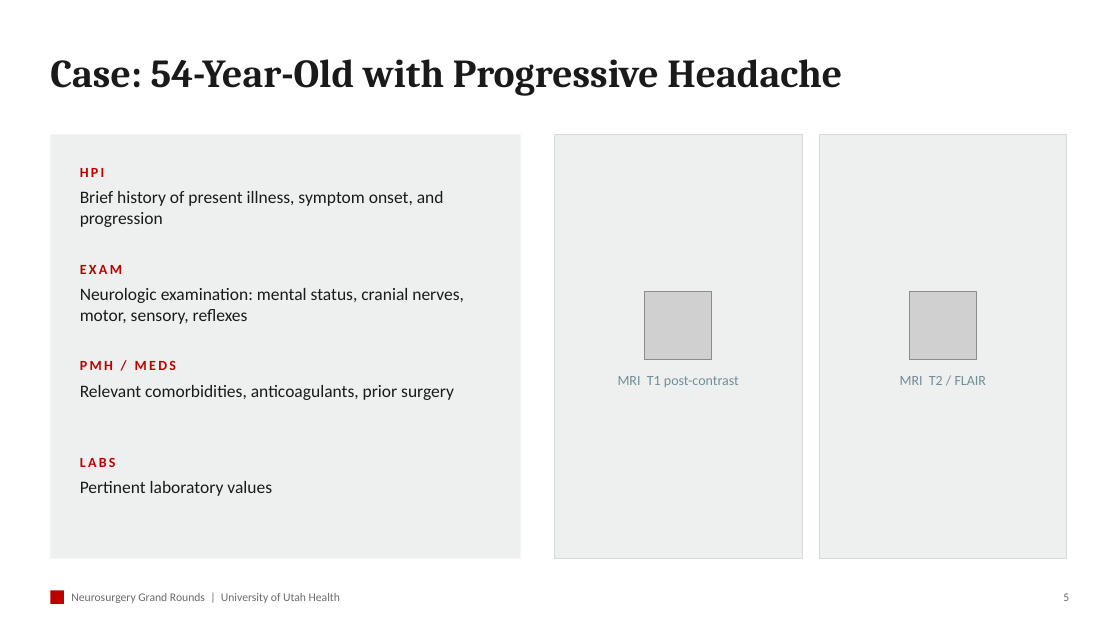
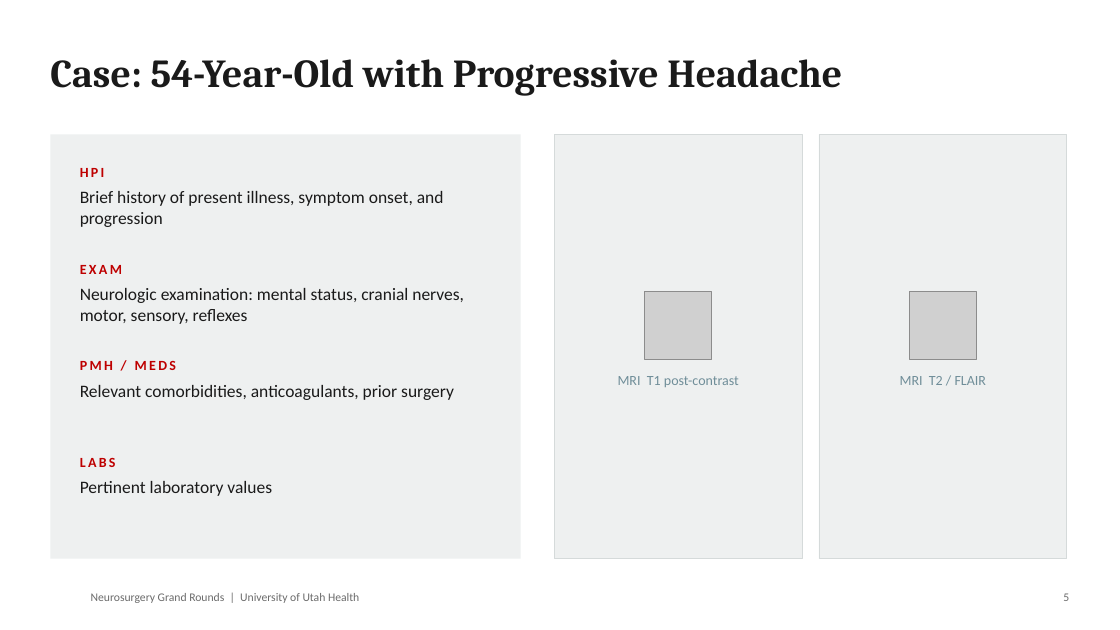
Before and after one commit to samuelcheshier/Research-Proposal, a slide deck: slide 5 of UofU_Neurosurgery_Grand_Rounds_Template.pptx. Drawn at 1120x630 pixels with LibreOffice and Linux fonts; fonts in the diff are those of the drawing; grey boxes stand for pictures; background and template pictures are left out. Boxes give left, top, right and bottom in pixels: in the first picture for what was removed or moved away, otherwise in the second. Text is boxed around its words. In the diff, an @@ line names an element or a change of style, - is before the commit and + after.

```diff
--- a/UofU_Neurosurgery_Grand_Rounds_Template.pptx
+++ b/UofU_Neurosurgery_Grand_Rounds_Template.pptx
@@ rectangle removed at [50,591,64,604] @@
@@ text "Neurosurgery Grand Rounds | University ...": place and size @@
-text "Neurosurgery Grand Rounds | University ..." at [71,593,340,603]
+text "Neurosurgery Grand Rounds | University ..." at [91,593,359,603]
```
Also in this commit, not shown: 15 other slides changed.
